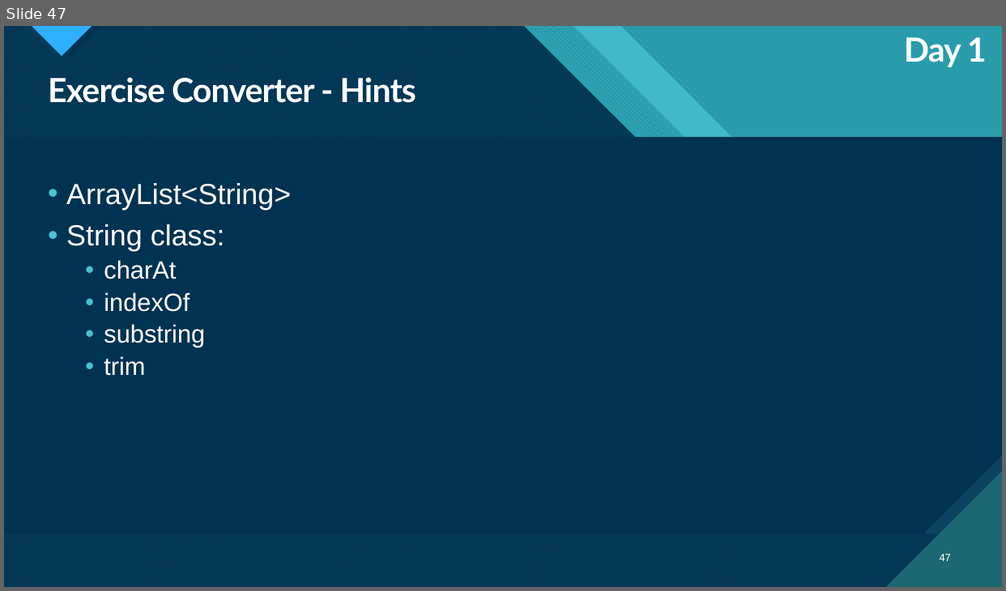
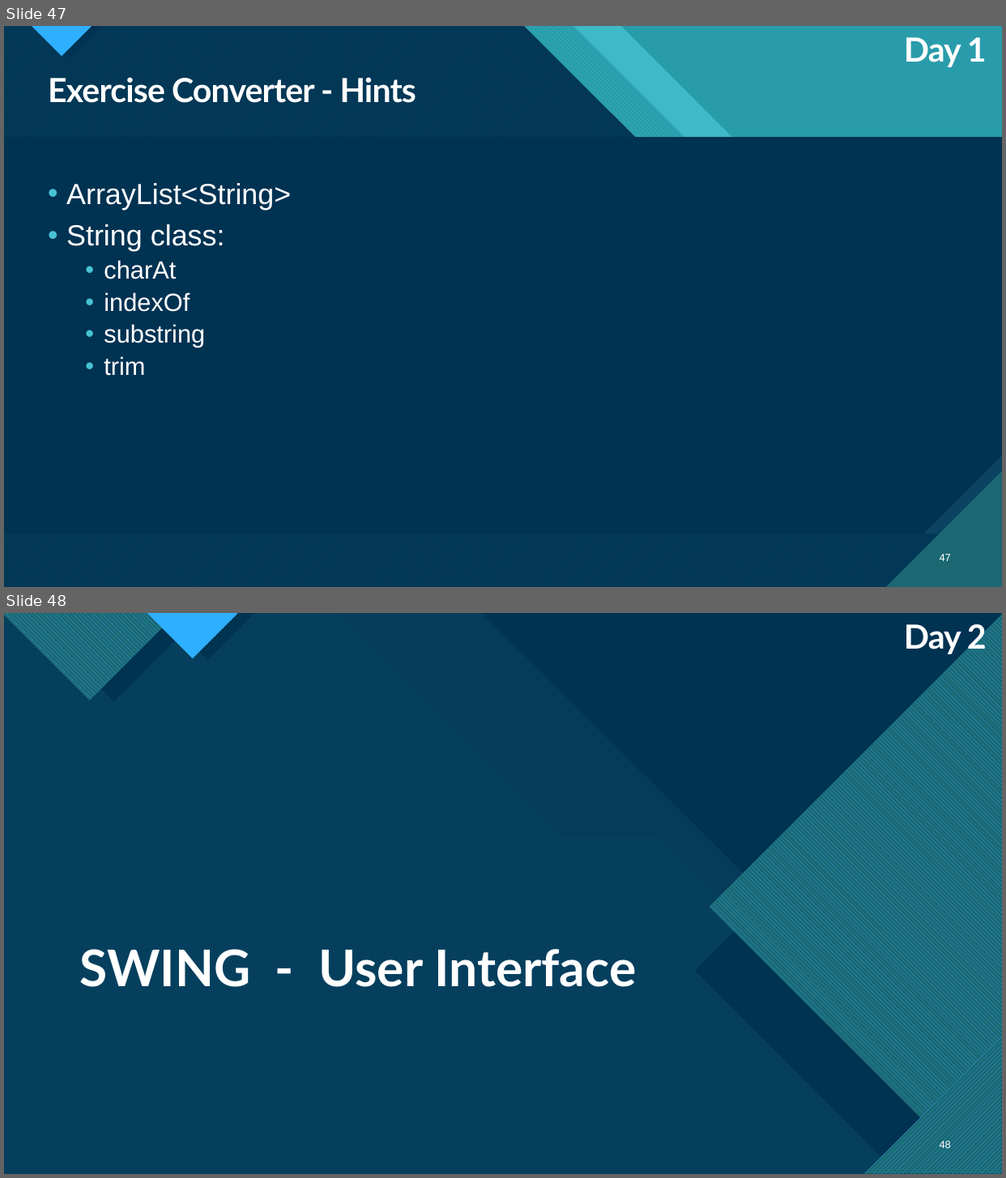
Before and after one commit to kwerling-MM/HHZ_SoSe2023_Praxis_Java, a slide deck: HHZ Java 20230425.pptx. Shown one above the other, each under a label of ours: slide 47 before the commit, slides 47 and 48 after it. The pictures are 1006x591 and 1006x1178 pixels, drawn with LibreOffice and Linux fonts; fonts in the diff are those of the drawing. Boxes give left, top, right and bottom in pixels: in the first picture for what was removed or moved away, otherwise in the second. Text is boxed around its words. In the diff, an @@ line names an element or a change of style, - is before the commit and + after.

```diff
--- a/HHZ Java 20230425.pptx
+++ b/HHZ Java 20230425.pptx
@@ slide 48 added at [4, 613, 1002, 1174], background #FFFFFF; not listed: 10 template elements that a slide beside it also shows @@
@@ rectangle added at [4, 613, 1002, 1174], fill #0C4360 @@
@@ freeform shape added at [4, 613, 1002, 1174], fill #47C3D3 at 74% opacity @@
@@ freeform shape added at [4, 613, 996, 1174], fill pattern #0065A4 on #47C3D3 @@
@@ freeform shape added at [4, 613, 177, 700], fill pattern #2FAFFF on #1B6872 @@
@@ freeform shape added at [25, 613, 203, 702], fill #003352 @@
@@ freeform shape added at [147, 613, 239, 658], fill pattern #2FAFFF on #1B6872 @@
@@ freeform shape added at [160, 613, 255, 661], fill #003352 @@
@@ right triangle added at [483, 613, 1002, 1131], fill #003352 @@
@@ freeform shape added at [710, 613, 1002, 1174], fill pattern #2FAFFF on #1B6872 @@
@@ text added at [904, 619, 987, 655], 32 pt, text #FFFFFF, bold @@
+Day 2
@@ freeform shape added at [695, 664, 1002, 1174], fill #003352 @@
@@ title added at [79, 949, 636, 987], 48.6 pt, text #FFFFFF, bold @@
+SWING - User Interface
@@ freeform shape added at [864, 1037, 1002, 1174], fill pattern #2FAFFF on #1B6872 @@
@@ freeform shape added at [900, 1073, 1002, 1174], fill #003352 @@
@@ page number added at [940, 1140, 951, 1151], 10 pt, text #FFFFFF @@
+48
```
Also in this commit, not shown: 23 other slides added.
